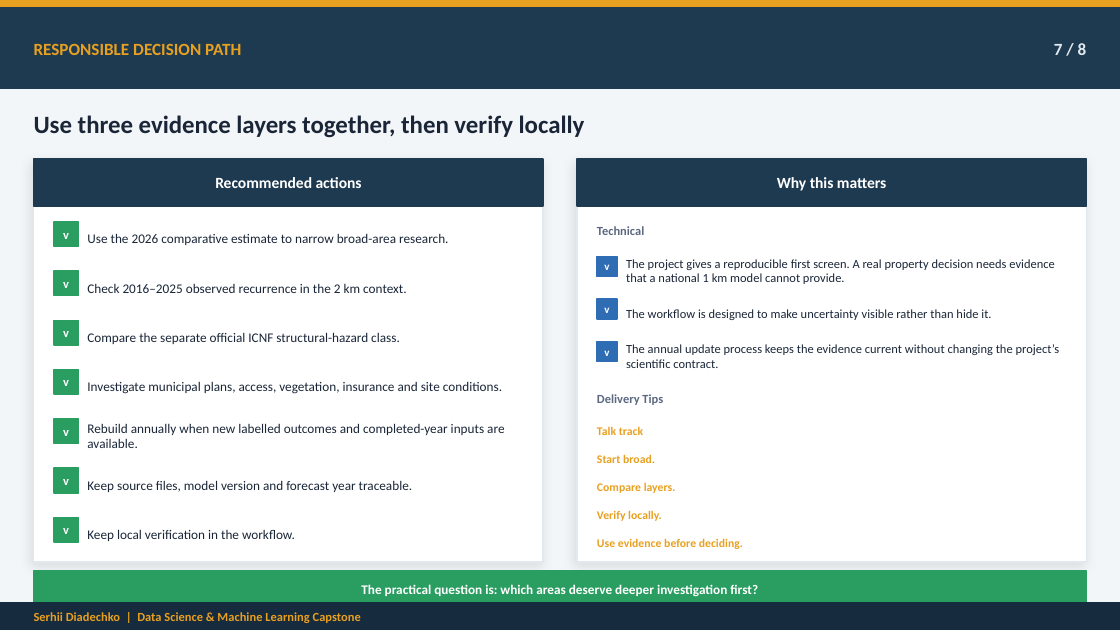
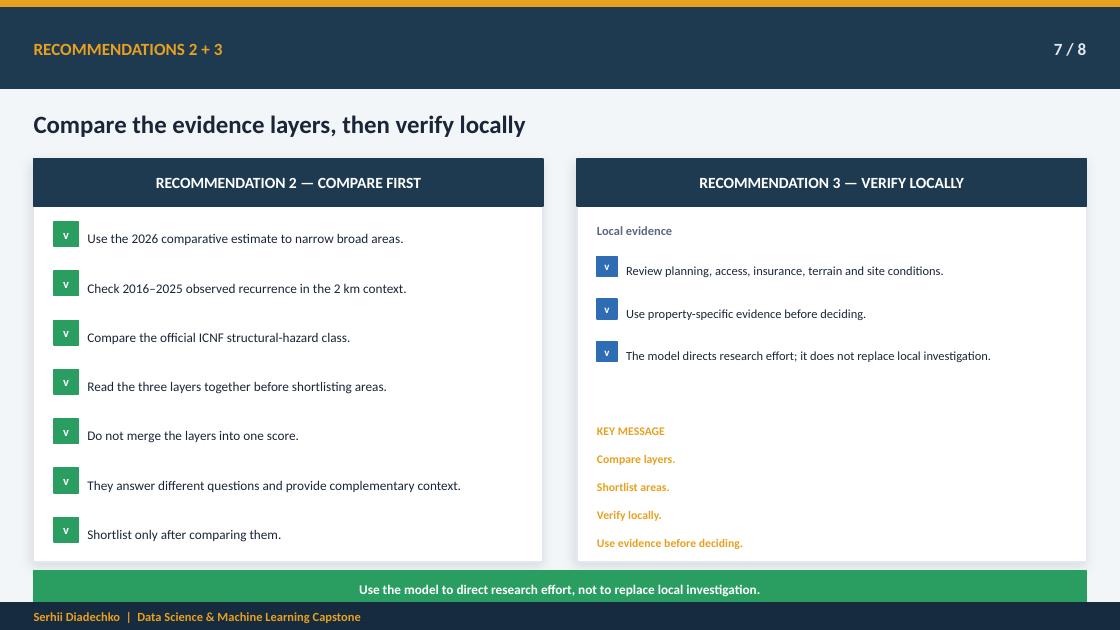
Before and after one commit to serhii-diadechko-git/wildfire_property_screening_portugal, a slide deck: slide 7 of reports/presentation/wildfire_exposure_screening_capstone_final.pptx. Drawn at 1120x630 pixels with LibreOffice and Linux fonts; fonts in the diff are those of the drawing. Boxes give left, top, right and bottom in pixels: in the first picture for what was removed or moved away, otherwise in the second. Text is boxed around its words. In the diff, an @@ line names an element or a change of style, - is before the commit and + after.

```diff
--- a/reports/presentation/wildfire_exposure_screening_capstone_final.pptx
+++ b/reports/presentation/wildfire_exposure_screening_capstone_final.pptx
@@ text at (x1=34, y1=44, x2=223, y2=55): text changed @@
-RESPONSIBLE DECISION PATH
+RECOMMENDATIONS 2 + 3
@@ text at (x1=34, y1=115, x2=526, y2=137): text changed @@
-Use three evidence layers together, then verify locally
+Compare the evidence layers, then verify locally
@@ text at (x1=156, y1=177, x2=421, y2=188): text changed @@
-Recommended actions
+RECOMMENDATION 2 — COMPARE FIRST
@@ text at (x1=699, y1=177, x2=964, y2=188): text changed @@
-Why this matters
+RECOMMENDATION 3 — VERIFY LOCALLY
@@ text at (x1=87, y1=233, x2=403, y2=245): text changed @@
-Use the 2026 comparative estimate to narrow broad-area research.
+Use the 2026 comparative estimate to narrow broad areas.
@@ text at (x1=597, y1=226, x2=672, y2=235): text changed @@
-Technical
+Local evidence
@@ text at (x1=626, y1=266, x2=944, y2=277): text changed @@
-The project gives a reproducible first screen. A real property decision needs evidence that a national 1 km model cannot provide.
+Review planning, access, insurance, terrain and site conditions.
@@ text at (x1=626, y1=309, x2=866, y2=320): text changed @@
-The workflow is designed to make uncertainty visible rather than hide it.
+Use property-specific evidence before deciding.
@@ text at (x1=87, y1=333, x2=351, y2=344): text changed @@
-Compare the separate official ICNF structural-hazard class.
+Compare the official ICNF structural-hazard class.
@@ text at (x1=626, y1=351, x2=991, y2=362): text changed @@
-The annual update process keeps the evidence current without changing the project’s scientific contract.
+The model directs research effort; it does not replace local investigation.
@@ text at (x1=87, y1=381, x2=387, y2=394): text changed @@
-Investigate municipal plans, access, vegetation, insurance and site conditions.
+Read the three layers together before shortlisting areas.
@@ rectangle added at (x1=580, y1=384, x2=744, y2=410), fill #FFFFFF @@
@@ text removed at (x1=597, y1=394, x2=663, y2=405) @@
-Delivery Tips
@@ text at (x1=87, y1=430, x2=299, y2=443): text changed @@
-Rebuild annually when new labelled outcomes and completed-year inputs are available.
+Do not merge the layers into one score.
@@ text "Compare layers." moved from (x1=597, y1=482, x2=676, y2=493) to (x1=597, y1=454, x2=676, y2=465) @@
@@ text at (x1=597, y1=427, x2=665, y2=435): text changed @@
-Talk track
+KEY MESSAGE
@@ text removed at (x1=597, y1=454, x2=655, y2=463) @@
-Start broad.
@@ text at (x1=87, y1=480, x2=462, y2=492): text changed @@
-Keep source files, model version and forecast year traceable.
+They answer different questions and provide complementary context.
@@ text added at (x1=597, y1=482, x2=669, y2=491), 7.5 pt, text #E8A020, bold @@
+Shortlist areas.
@@ text at (x1=87, y1=530, x2=282, y2=542): text changed @@
-Keep local verification in the workflow.
+Shortlist only after comparing them.
@@ text at (x1=359, y1=584, x2=760, y2=596): text changed @@
-The practical question is: which areas deserve deeper investigation first?
+Use the model to direct research effort, not to replace local investigation.
```
Also in this commit, not shown: 2 other slides changed, 2 other files.
